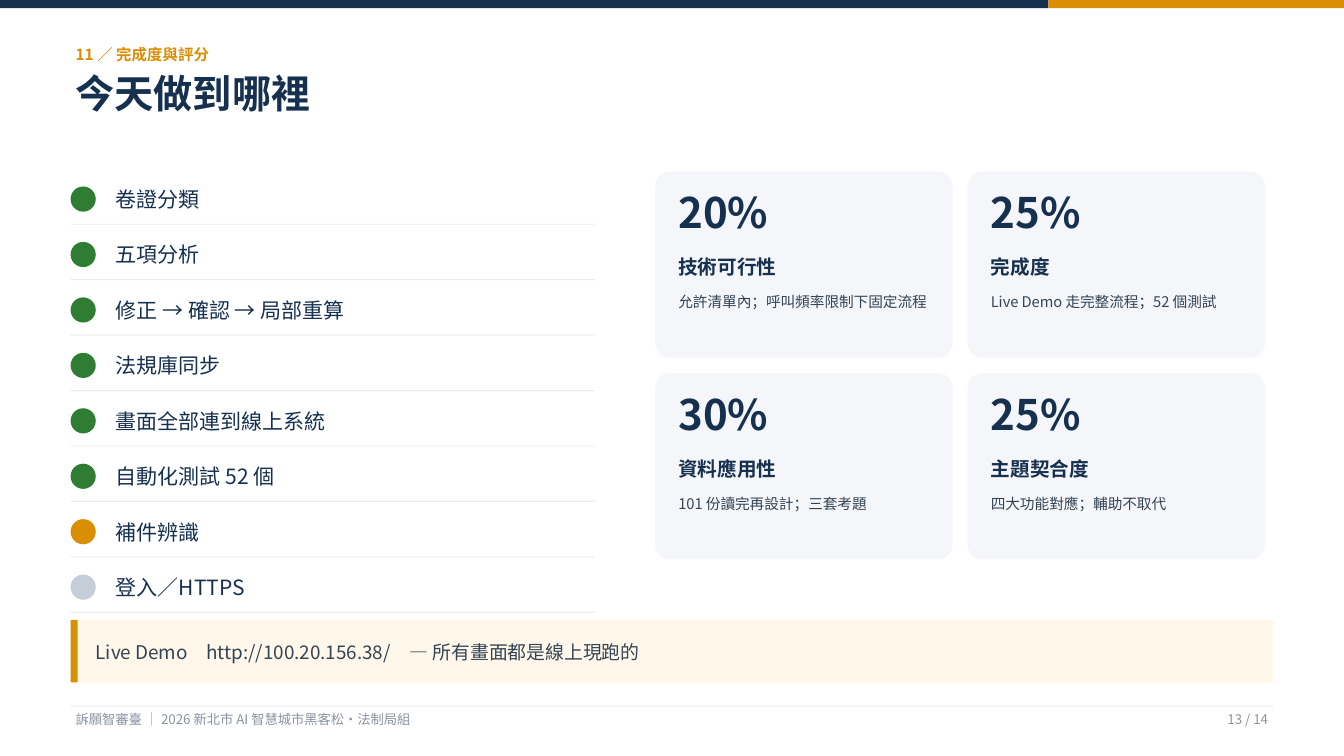
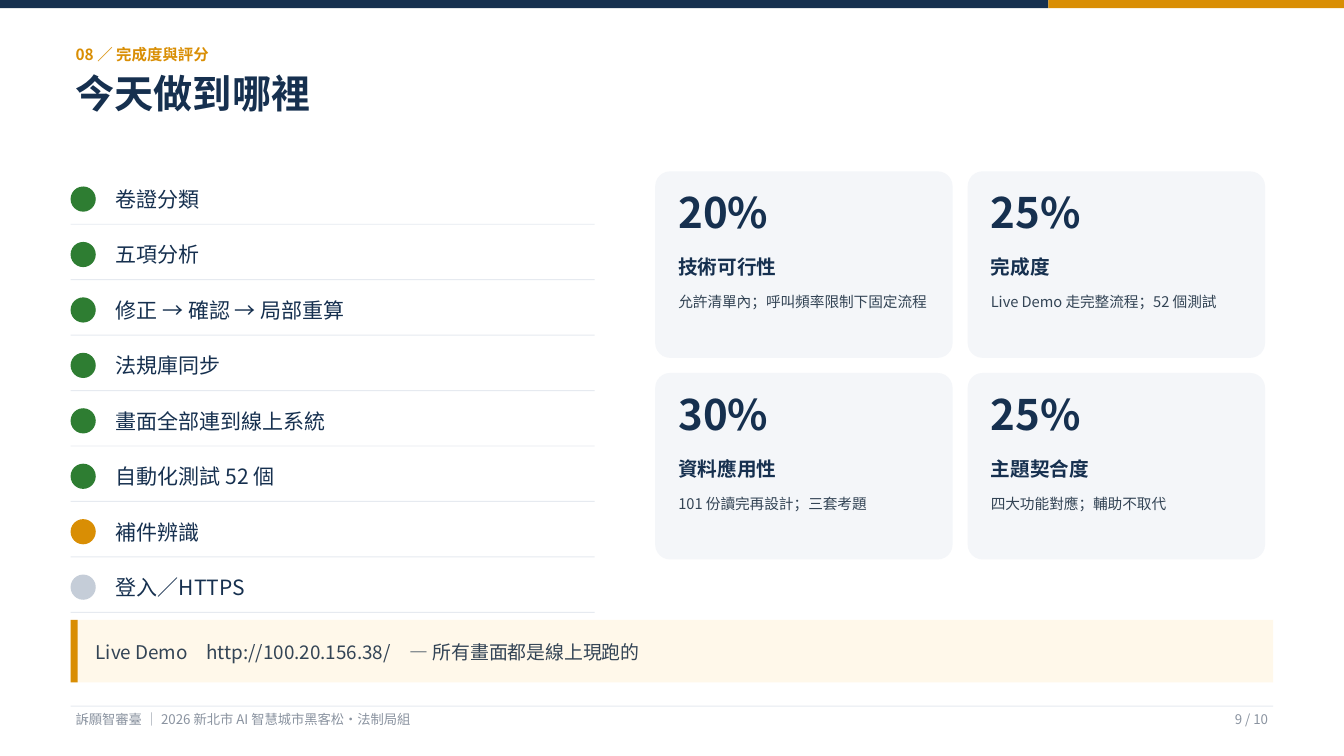
Before and after one commit to KevinMursh/hackathon_wisxxxx, a slide deck: slide 9 of docs/提案/提案簡報-訴願智審臺.pptx (slide 13 before the commit). Drawn at 1344x756 pixels with LibreOffice and Linux fonts; fonts in the diff are those of the drawing. Boxes give left, top, right and bottom in pixels: in the first picture for what was removed or moved away, otherwise in the second. Text is boxed around its words. In the diff, an @@ line names an element or a change of style, - is before the commit and + after.

```diff
--- a/docs/提案/提案簡報-訴願智審臺.pptx
+++ b/docs/提案/提案簡報-訴願智審臺.pptx
@@ text at [76,47,209,62]: text changed @@
-11 ／ 完成度與評分
+08 ／ 完成度與評分
@@ text at [1235,714,1268,724]: text changed @@
-13 / 14
+9 / 10
```
Also in this commit, not shown: 7 other slides changed, 4 slides removed, 2 other files.
